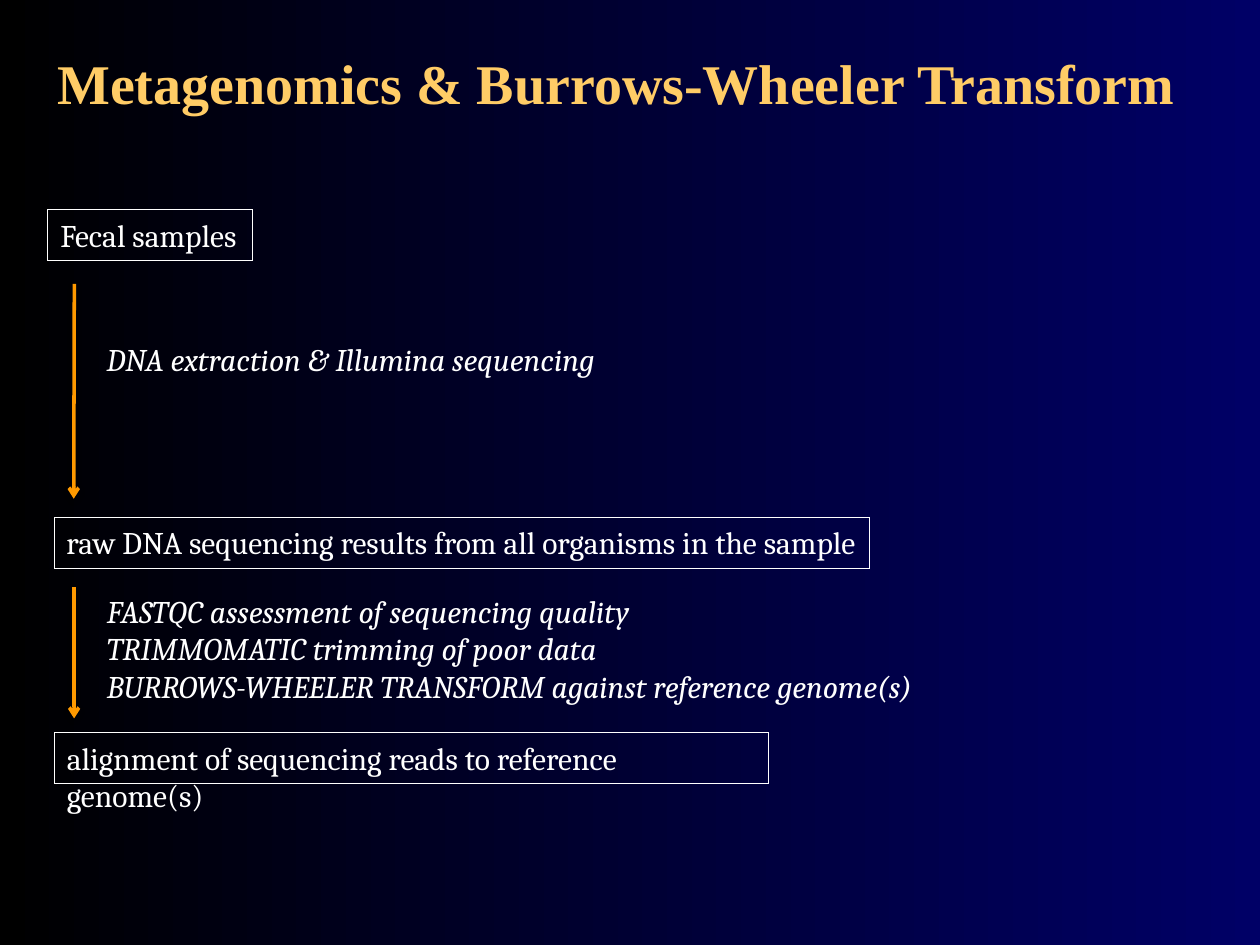
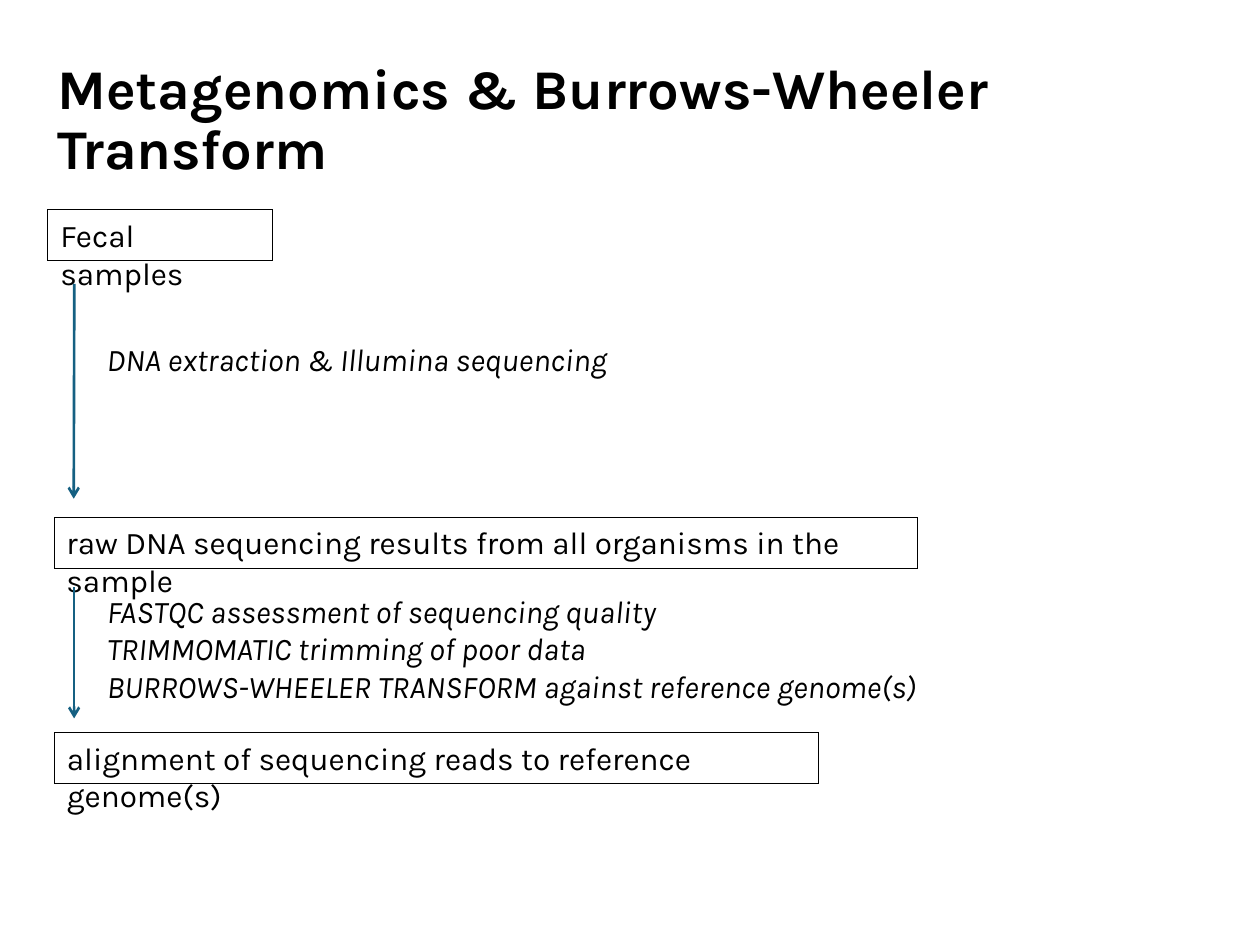
Before and after one commit to agmcarthur/Biochem-3BP3, a slide deck: slide 34 of Lectures/Lecture 7 - Molecular Epidemiology.pptx. Drawn at 1260x945 pixels with LibreOffice and Linux fonts; fonts in the diff are those of the drawing. Boxes give left, top, right and bottom in pixels: in the first picture for what was removed or moved away, otherwise in the second. Text is boxed around its words. In the diff, an @@ line names an element or a change of style, - is before the commit and + after.

```diff
--- a/Lectures/Lecture 7 - Molecular Epidemiology.pptx
+++ b/Lectures/Lecture 7 - Molecular Epidemiology.pptx
@@ background gradient #000000 to #000066 to #FFFFFF @@
@@ title "Metagenomics & Burrows-Wheeler Transform" at (57, 69, 989, 170): font Times New Roman to Karla, text colour #FFCC66 to #000000; line spacing 1 to 0.9; vertical alignment middle to bottom @@
@@ font Cambria to Karla, text colour #FFFFFF to #000000; outline #FFFFFF 0.75 pt to #000000 0.75 pt in 3 elements at (54, 518, 917, 568), (54, 732, 818, 782), (48, 209, 272, 260) @@
@@ rectangle "Fecal samples": place and size @@
-rectangle "Fecal samples" at (48, 209, 252, 260)
+rectangle "Fecal samples" at (48, 209, 272, 260)
@@ arrow (74, 284) - (74, 499): stroke #FF9900 2 pt to #156082 1.5 pt @@
@@ text "DNA extraction & Illumina sequencing" at (107, 349, 606, 379): font Cambria to Karla, text colour #FFFFFF to #000000 @@
@@ rectangle "raw DNA sequencing results from ...": place and size @@
-rectangle "raw DNA sequencing results from ..." at (54, 518, 869, 568)
+rectangle "raw DNA sequencing results from ..." at (54, 518, 917, 568)
@@ arrow (74, 587) - (74, 718): stroke #FF9900 2 pt to #156082 1.5 pt @@
@@ text "FASTQC assessment of sequencing quality" at (107, 595, 916, 706): font Cambria to Karla, text colour #FFFFFF to #000000 @@
@@ rectangle "alignment of sequencing reads to ...": place and size @@
-rectangle "alignment of sequencing reads to ..." at (54, 732, 769, 782)
+rectangle "alignment of sequencing reads to ..." at (54, 732, 818, 782)
```
Also in this commit, not shown: 37 other slides changed, 13 other files.
